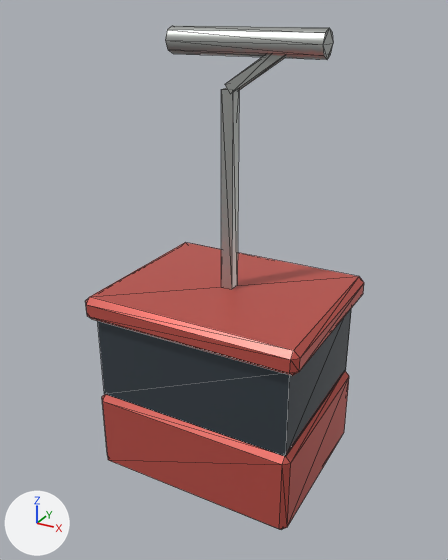
A saved change to the glTF model public/maps/assets/models/cablecar-gondola.glb.
Both versions are drawn from a 50 mm camera at (2.76, -5.13, 4.67) aimed at (-0.03, -0.05, 2.13). Every picture has the same lights, and +X, +Y and +Z are marked at lower left. The picture after the commit comes second. Mesh edges are drawn as thin lines. Vertices at exactly the same position are counted once.

Script lines for the objects in view, before the commit:
```python
me_cablecar_gondola = bpy.data.meshes.new('cablecar-gondola')
me_cablecar_gondola.from_pydata(...)  # 88 vertices, 146 faces; spans x -0.51..0.51, y -0.42..0.42, z -1.0..1.0
# faces by material slot: [88, 12, 46]
me_cablecar_gondola.materials.append(mat_gondola_red)  # red #cb5950
me_cablecar_gondola.materials.append(mat_car_glass)  # greyish blue #505961
me_cablecar_gondola.materials.append(mat_pylon_steel)  # light grey #bcbfbc
ob_cablecar_gondola = bpy.data.objects.new('cablecar-gondola', me_cablecar_gondola)
ob_cablecar_gondola.location = (0.0, 0.0, 2.26)
ob_cablecar_gondola.scale = (2.26, 2.26, 2.26)
```
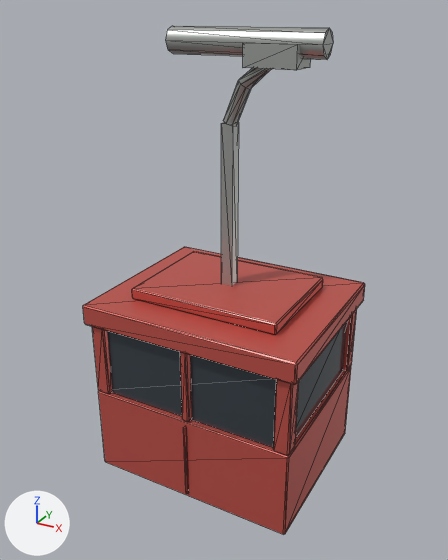
What changed in the scene script:
```text
Change me_cablecar_gondola:
    used by ob_cablecar_gondola; location = (0.0, 0.0, 2.26); scale = (2.26, 2.26, 2.26)
    remove me_cablecar_gondola.from_pydata(...)  # 88 vertices, 146 faces; spans x -0.51..0.51, y -0.42..0.42, z -1.0..1.0
    add me_cablecar_gondola.from_pydata(...)  # 292 vertices, 514 faces; spans x -0.5..0.5, y -0.41..0.41, z -1.0..1.0
    me_cablecar_gondola part 1: the loose piece of 24 vertices spanning x -0.49..0.49, y -0.4..0.4, z -1.0..-0.6 is scaled about its middle by (0.863, 0.838, 0.143), then moved by (0.0, 0.0, -0.17)
    me_cablecar_gondola part 2: the loose piece of 24 vertices spanning x -0.51..0.51, y -0.42..0.42, z -0.2..-0.09 is scaled about the mesh origin by (0.693, 0.631, 0.541)
    me_cablecar_gondola part 3: a new loose piece, a box spanning x -0.45..0.45, y -0.37..0.37, z -0.54..-0.19, in mat_car_glass (greyish blue #505961)
    me_cablecar_gondola part 4: a new loose piece, a box spanning x -0.026..0.026, y -0.026..0.026, z -0.065..0.647, in mat_pylon_steel (light grey #bcbfbc)
    me_cablecar_gondola part 5: a new loose piece, a box spanning x 0.086..0.302, y -0.065..0.065, z 0.862..0.948, in mat_pylon_steel (light grey #bcbfbc)
    me_cablecar_gondola part 6: the loose piece of 16 vertices spanning x -0.27..0.4, y -0.05..0.05, z 0.89..1.0 is rebuilt with 16 vertices and now spans x -0.26..0.39, y -0.05..0.05, z 0.9..1.0
    me_cablecar_gondola part 7: the loose piece of 8 vertices spanning x -0.01..0.28, y -0.02..0.02, z 0.75..0.97 is rebuilt with 24 vertices and now spans x -0.03..0.21, y -0.03..0.03, z 0.63..0.93
    me_cablecar_gondola part 8: the loose piece of 8 vertices spanning x -0.46..0.46, y -0.38..0.38, z -0.6..-0.2 is rebuilt with 116 vertices and now spans x -0.47..0.47, y -0.39..0.39, z -0.95..-0.19, in mat_gondola_red (red #cb5950)
    me_cablecar_gondola part 9: a new loose piece of 24 vertices spanning x -0.02..0.02, y -0.39..-0.33, z -0.54..-0.19, in mat_gondola_red (red #cb5950)
    me_cablecar_gondola part 10: a new loose piece of 24 vertices spanning x -0.5..0.5, y -0.41..0.41, z -0.19..-0.1, in mat_gondola_red (red #cb5950)
    me_cablecar_gondola part 11: a new loose piece of 16 vertices spanning x -0.01..0.01, y -0.4..-0.38, z -0.93..-0.56, in mat_gondola_red (red #cb5950)
    other edits to the shape of me_cablecar_gondola do not show in these pictures
Change ob_cablecar_gondola:
    ob_cablecar_gondola.location: (0.0, 0.0, 2.26) -> (0.0, 0.0, 2.2)
    ob_cablecar_gondola.scale: (2.26, 2.26, 2.26) -> (2.32, 2.32, 2.32)
```

Location of each change, (x1, y1, x2, y2) in pixels of the pictures (448 x 560 px; the box of a moved part takes in the faces that stretch with it):
'cablecar-gondola', reshaped, moved, rescaled: before (85, 26, 364, 530); after (83, 26, 365, 534)
part 1 of me_cablecar_gondola, moved or reshaped (not visible afterwards): before (102, 371, 349, 530)
part 2 of me_cablecar_gondola, moved or reshaped: before (85, 242, 364, 376); after (132, 251, 323, 335)
part 3 of me_cablecar_gondola, added: after (107, 320, 348, 448)
part 4 of me_cablecar_gondola, added: after (221, 122, 239, 286)
part 5 of me_cablecar_gondola, added: after (243, 42, 311, 70)
part 6 of me_cablecar_gondola, rebuilt: before (165, 26, 333, 60); after (165, 26, 333, 59)
part 7 of me_cablecar_gondola, rebuilt: before (225, 55, 284, 92); after (223, 68, 271, 126)
part 8 of me_cablecar_gondola, rebuilt (51% taller): before (98, 308, 352, 457); after (92, 309, 357, 534)
part 9 of me_cablecar_gondola, added (red): after (180, 352, 192, 422)
part 10 of me_cablecar_gondola, added (red): after (83, 247, 365, 385)
part 11 of me_cablecar_gondola, added: after (183, 426, 189, 494)
